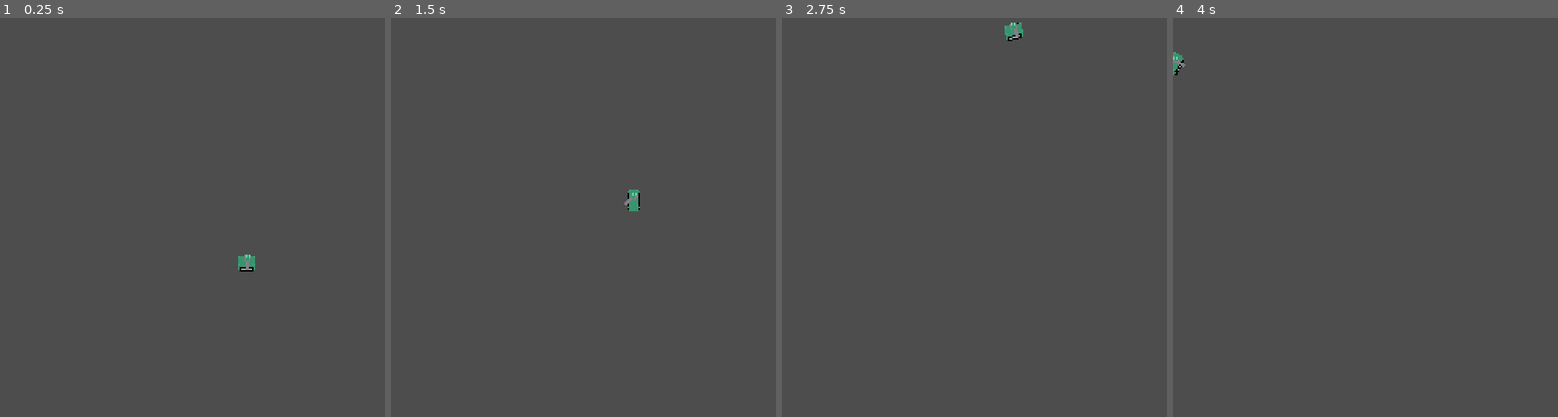
Above: before the commit, frames 1-4 (left to right).
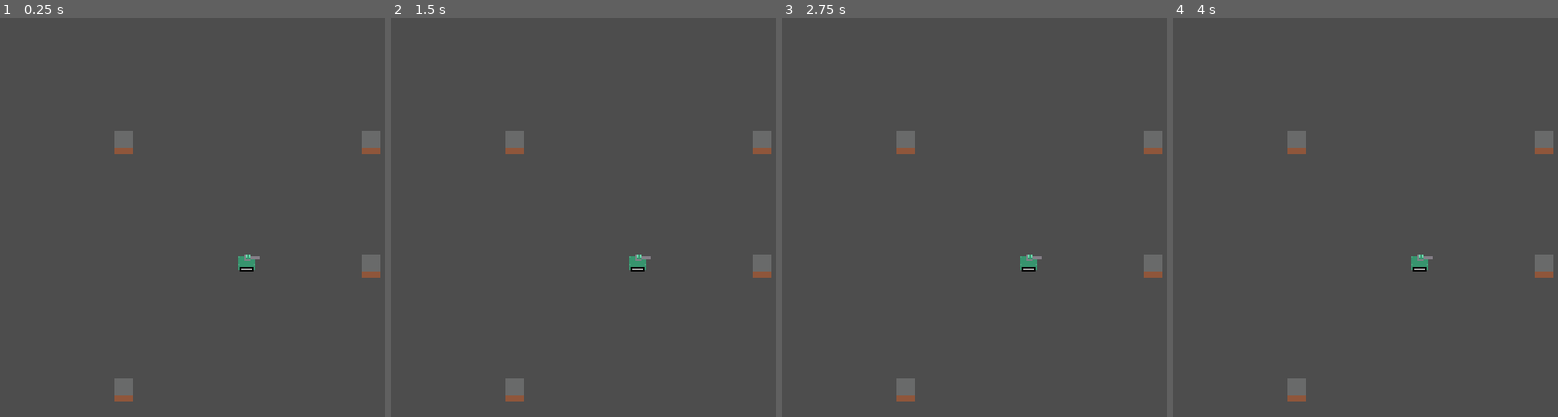
Above: after the commit, the same moments.

Repository: afstarosta/tank_game
Game: Godot game, scene res://main.tscn
Two runs of this game, one before a commit and one after it. Both use one fixed random seed, a clock stepped at 60 frames per second and the inputs below.
Inputs (mouse positions are in pixels of both pictures, inside the frame that each line leads up to):
- Up to frame 1 (0.25 s): no input
- Up to frame 2 (1.5 s): tap Enter at 0.5 s; move the mouse to (749, 241) at 0.52 s; hold Right (ui_right) 0.53-1.28 s; click (749, 241) at 0.67 s; move the mouse to (541, 289) at 1.27 s; hold Down (ui_down) from 1.28 s (still down); click (541, 289) at 1.42 s
- Up to frame 3 (2.75 s): move the mouse to (1078, 157) at 2.02 s; release Down (ui_down) at 2.03 s; hold Right (ui_right) from 2.03 s (still down); click (1078, 157) at 2.17 s
- Up to frame 4 (4 s): tap Space at 2.75 s; move the mouse to (1396, 365) at 2.77 s; release Right (ui_right) at 2.78 s; hold Up (ui_up) 2.78-3.53 s; click (1396, 365) at 2.92 s; move the mouse to (outside the picture) at 3.52 s; hold Left (ui_left) from 3.53 s (still down); click (outside the picture) at 3.67 s

The runs differ from the first frame. In frame 1, 1.2% of the frame differs, in the area x 29-99%, y 28-97%; in frame 2, 1.5%; in frame 3, 1.5%, in the area x 29-99%, y 1-97%; in frame 4, 1.4%.

Commit message:
add shooting and collision

Diff:
--- /dev/null
+++ b/block.gd
@@ -0,0 +1,14 @@
+extends StaticBody2D
+
+# Block health
+@export var health: float = 10.0
+
+func take_damage(damage: float) -> void:
+	health -= damage
+	if health <= 0:
+		# Notify game manager before destroying
+		var game_manager = get_node_or_null("/root/Main/GameManager")
+		if game_manager:
+			game_manager.add_score(1)
+			game_manager.spawn_block()
+		queue_free()
--- /dev/null
+++ b/block.tscn
@@ -0,0 +1,18 @@
+[gd_scene format=3 uid="uid://bp8s3m4h5wk2n"]
+
+[ext_resource type="Texture2D" uid="uid://c7do0hgj3x7fp" path="res://assets/block.png" id="1_block_texture"]
+[ext_resource type="Script" path="res://block.gd" id="2_block_script"]
+
+[sub_resource type="RectangleShape2D" id="RectangleShape2D_1"]
+size = Vector2(16, 16)
+
+[node name="Block" type="StaticBody2D"]
+collision_layer = 1
+collision_mask = 1
+script = ExtResource("2_block_script")
+
+[node name="Sprite2D" type="Sprite2D" parent="."]
+texture = ExtResource("1_block_texture")
+
+[node name="CollisionShape2D" type="CollisionShape2D" parent="."]
+shape = SubResource("RectangleShape2D_1")
--- /dev/null
+++ b/explosion.gd
@@ -0,0 +1,40 @@
+extends Area2D
+
+# Explosion settings
+@export var damage: float = 10.0
+@export var explosion_radius: float = 32.0
+@export var duration: float = 0.3
+
+func _ready() -> void:
+	# Apply damage to overlapping bodies
+	apply_damage()
+
+	# Auto-destroy after animation duration
+	await get_tree().create_timer(duration).timeout
+	queue_free()
+
+func apply_damage() -> void:
+	# Use direct space query instead of waiting for Area2D
+	var space_state = get_world_2d().direct_space_state
+	var query = PhysicsShapeQueryParameters2D.new()
+
+	# Create a circle shape for the query
+	var shape = CircleShape2D.new()
+	shape.radius = explosion_radius
+	query.shape = shape
+	query.transform = global_transform
+	query.collision_mask = 1
+
+	# Query for intersecting bodies
+	var results = space_state.intersect_shape(query)
+
+	print("Explosion detected ", results.size(), " bodies")
+
+	for result in results:
+		var body = result.collider
+		# Check if body has a take_damage method
+		if body.has_method("take_damage"):
+			print("Applying damage to: ", body.name)
+			body.take_damage(damage)
+		else:
+			print("Body ", body.name, " has no take_damage method")
--- /dev/null
+++ b/explosion.tscn
@@ -0,0 +1,23 @@
+[gd_scene format=3 uid="uid://d4m8vp2q7n6k3"]
+
+[ext_resource type="Script" path="res://explosion.gd" id="1_explosion_script"]
+
+[sub_resource type="CircleShape2D" id="CircleShape2D_1"]
+radius = 32.0
+
+[node name="Explosion" type="Area2D"]
+collision_layer = 0
+collision_mask = 1
+monitorable = false
+script = ExtResource("1_explosion_script")
+
+[node name="CollisionShape2D" type="CollisionShape2D" parent="."]
+shape = SubResource("CircleShape2D_1")
+
+[node name="OuterCircle" type="Polygon2D" parent="."]
+color = Color(1, 0.5, 0, 0.6)
+polygon = PackedVector2Array(-24, 0, -21, 12, -12, 21, 0, 24, 12, 21, 21, 12, 24, 0, 21, -12, 12, -21, 0, -24, -12, -21, -21, -12)
+
+[node name="InnerCircle" type="Polygon2D" parent="."]
+color = Color(1, 0.9, 0, 0.8)
+polygon = PackedVector2Array(-12, 0, -10, 6, -6, 10, 0, 12, 6, 10, 10, 6, 12, 0, 10, -6, 6, -10, 0, -12, -6, -10, -10, -6)
--- /dev/null
+++ b/game_manager.gd
@@ -0,0 +1,46 @@
+extends Node
+
+# Game state
+var score: int = 0
+
+# Block spawning
+const Block = preload("res://block.tscn")
+@export var screen_margin: float = 16.0
+
+# Reference to viewport
+var viewport_size: Vector2
+
+signal score_changed(new_score: int)
+
+func _ready() -> void:
+	viewport_size = get_viewport().get_visible_rect().size
+	print("Game Manager ready. Viewport size: ", viewport_size)
+
+func add_score(points: int) -> void:
+	score += points
+	score_changed.emit(score)
+	print("Score: ", score)
+
+func spawn_block() -> void:
+	var block = Block.instantiate()
+
+	# Random position within screen bounds
+	var random_x = randf_range(screen_margin, viewport_size.x - screen_margin)
+	var random_y = randf_range(screen_margin, viewport_size.y - screen_margin)
+	var spawn_position = Vector2(random_x, random_y)
+
+	# Start above screen for animation
+	var start_position = Vector2(random_x, -50)
+	block.position = start_position
+
+	# Add to scene
+	get_parent().add_child(block)
+
+	# Animate falling
+	animate_block_spawn(block, start_position, spawn_position)
+
+func animate_block_spawn(block: Node2D, start_pos: Vector2, end_pos: Vector2) -> void:
+	var tween = create_tween()
+	tween.set_ease(Tween.EASE_OUT)
+	tween.set_trans(Tween.TRANS_BOUNCE)
+	tween.tween_property(block, "position", end_pos, 0.5)
--- a/main.tscn
+++ b/main.tscn
@@ -2,6 +2,9 @@
 
 [ext_resource type="Script" uid="uid://b860p735de3yn" path="res://tank.gd" id="1_tank_script"]
 [ext_resource type="Texture2D" uid="uid://bn6yobeaeypbc" path="res://assets/tank_test.png" id="2_tank_texture"]
+[ext_resource type="PackedScene" path="res://block.tscn" id="3_block_scene"][ext_resource type="Script" path="res://game_manager.gd" id="4_game_manager_script"]
+[sub_resource type="RectangleShape2D" id="RectangleShape2D_1"]
+size = Vector2(16, 16)
 
 [sub_resource type="AtlasTexture" id="AtlasTexture_1"]
 atlas = ExtResource("2_tank_texture")
@@ -33,9 +36,15 @@
 
 [node name="Main" type="Node2D" unique_id=659521943]
 
-[node name="Tank" type="Node2D" parent="." unique_id=810127514]
+[node name="GameManager" type="Node" parent="."]
+script = ExtResource("4_game_manager_script")
+
+[node name="Tank" type="CharacterBody2D" parent="." unique_id=810127514]
 position = Vector2(160, 160)
 script = ExtResource("1_tank_script")
+
+[node name="CollisionShape2D" type="CollisionShape2D" parent="Tank" unique_id=1291836378]
+shape = SubResource("RectangleShape2D_1")
 
 [node name="Sprite1" type="Sprite2D" parent="Tank" unique_id=254855700]
 texture = SubResource("AtlasTexture_1")
@@ -59,8 +68,20 @@
 [node name="TankCannon" type="Sprite2D" parent="Tank" unique_id=1042731394]
 position = Vector2(0, -5)
 texture = SubResource("AtlasTexture_6")
+metadata/independent_rotation = true
 
 [node name="Sprite6" type="Sprite2D" parent="Tank" unique_id=1954801284]
 position = Vector2(0, -6)
 texture = SubResource("AtlasTexture_7")
-metadata/independent_rotation = true
+
+[node name="Block" parent="." unique_id=1030840395 instance=ExtResource("3_block_scene")]
+position = Vector2(240, 160)
+
+[node name="Block2" parent="." unique_id=1398676634 instance=ExtResource("3_block_scene")]
+position = Vector2(80, 80)
+
+[node name="Block3" parent="." unique_id=1442177487 instance=ExtResource("3_block_scene")]
+position = Vector2(240, 80)
+
+[node name="Block4" parent="." unique_id=1322729537 instance=ExtResource("3_block_scene")]
+position = Vector2(80, 240)
--- /dev/null
+++ b/projectile.gd
@@ -0,0 +1,40 @@
+extends Area2D
+
+# Projectile settings
+@export var speed: float = 400.0
+@export var lifetime: float = 3.0
+
+# Reference to the shooter (to ignore collision)
+var shooter: Node2D = null
+
+# Preload explosion scene
+const Explosion = preload("res://explosion.tscn")
+
+func _ready() -> void:
+	# Connect collision signal
+	body_entered.connect(_on_body_entered)
+
+	# Auto-destroy after lifetime expires
+	await get_tree().create_timer(lifetime).timeout
+	queue_free()
+
+func _process(delta: float) -> void:
+	# Move in the direction the projectile is facing
+	position += Vector2(1, 0).rotated(rotation) * speed * delta
+
+func _on_body_entered(body: Node2D) -> void:
+	# Ignore collision with shooter
+	if body == shooter:
+		return
+
+	# Defer explosion creation to avoid physics query flush error
+	call_deferred("create_explosion")
+
+	# Destroy projectile
+	queue_free()
+
+func create_explosion() -> void:
+	# Create explosion at impact point
+	var explosion = Explosion.instantiate()
+	explosion.global_position = global_position
+	get_parent().call_deferred("add_child", explosion)
--- /dev/null
+++ b/projectile.tscn
@@ -0,0 +1,16 @@
+[gd_scene format=3 uid="uid://c8vx2m3p4qn5r"]
+
+[ext_resource type="Script" path="res://projectile.gd" id="1_projectile_script"]
+
+[sub_resource type="RectangleShape2D" id="RectangleShape2D_1"]
+size = Vector2(6, 2)
+
+[node name="Projectile" type="Area2D"]
+script = ExtResource("1_projectile_script")
+
+[node name="CollisionShape2D" type="CollisionShape2D" parent="."]
+shape = SubResource("RectangleShape2D_1")
+
+[node name="Polygon2D" type="Polygon2D" parent="."]
+color = Color(1, 0.8, 0, 1)
+polygon = PackedVector2Array(-3, -1, 3, -1, 3, 1, -3, 1)
--- a/tank.gd
+++ b/tank.gd
@@ -1,42 +1,87 @@
-extends Node2D
+extends CharacterBody2D
 
 # Movement settings
 @export var move_speed: float = 200.0
 @export var rotation_speed: float = 2.0
 
+# Shooting settings
+@export var fire_rate: float = 0.3
+
 # Tank rotation angle
 var tank_rotation: float = 0.0
+var fire_cooldown: float = 0.0
+
+# Preload projectile scene
+const Projectile = preload("res://projectile.tscn")
 
 @onready var objectsToAdjustRotation = get_children()
 @onready var tank_cannon: Sprite2D = $TankCannon
 
 func _process(delta: float) -> void:
-	# Handle rotation (A/D keys)
-	if Input.is_action_pressed("ui_left"):  # A key
-		tank_rotation -= rotation_speed * delta
-	if Input.is_action_pressed("ui_right"):  # D key
-		tank_rotation += rotation_speed * delta
+	# Handle rotation (LB/RB bumpers)
+	var rotation_input: float = 0.0
+	if Input.is_joy_button_pressed(0, JOY_BUTTON_LEFT_SHOULDER):  # LB
+		rotation_input -= 1.0
+	if Input.is_joy_button_pressed(0, JOY_BUTTON_RIGHT_SHOULDER):  # RB
+		rotation_input += 1.0
+	tank_rotation += rotation_input * rotation_speed * delta
 
 	# Apply rotation to children except those with independent_rotation flag
 	for obj in objectsToAdjustRotation:
 		if not obj.has_meta("independent_rotation"):
 			obj.rotation = tank_rotation
 
-	# Rotate cannon to follow mouse position
+	# Rotate cannon with right analog stick
 	if tank_cannon:
-		var mouse_pos = get_global_mouse_position()
-		var cannon_global_pos = tank_cannon.global_position
-		var angle_to_mouse = (mouse_pos - cannon_global_pos).angle()
-		tank_cannon.rotation = angle_to_mouse
+		var aim_x = Input.get_joy_axis(0, JOY_AXIS_RIGHT_X)
+		var aim_y = Input.get_joy_axis(0, JOY_AXIS_RIGHT_Y)
+		var aim_direction = Vector2(aim_x, aim_y)
 
-	# Handle forward/backward movement (W/S keys)
-	var direction: float = 0.0
-	if Input.is_action_pressed("ui_up"):  # W key
-		direction = 1.0
-	if Input.is_action_pressed("ui_down"):  # S key
-		direction = -1.0
+		# Only update cannon rotation when stick is outside deadzone
+		# This allows aim to persist when player releases the stick
+		if aim_direction.length() > 0.9:
+			tank_cannon.rotation = aim_direction.angle()
+
+	# Handle shooting (RT trigger)
+	fire_cooldown -= delta
+	var trigger_value = Input.get_joy_axis(0, JOY_AXIS_TRIGGER_RIGHT)
+	if trigger_value > 0.5 and fire_cooldown <= 0.0:  # RT pressed
+		shoot()
+		fire_cooldown = fire_rate
+
+	# Handle forward/backward movement (Left analog stick)
+	var direction: float = -Input.get_joy_axis(0, JOY_AXIS_LEFT_Y)  # Negative because up is -1
+
+	# Apply deadzone
+	if abs(direction) < 0.2:
+		direction = 0.0
 
 	# Move in the direction the tank is facing (sprite faces right by default)
 	if direction != 0.0:
-		var velocity = Vector2(direction, 0) * move_speed
-		position += velocity.rotated(tank_rotation) * delta
+		velocity = Vector2(direction, 0).rotated(tank_rotation) * move_speed
+	else:
+		velocity = Vector2.ZERO
+
+	move_and_slide()
+
+func shoot() -> void:
+	# Create and configure projectile
+	var projectile = Projectile.instantiate()
+
+	# Set shooter reference to ignore collision
+	projectile.shooter = self
+
+	# Position at cannon tip
+	if tank_cannon:
+		projectile.global_position = tank_cannon.global_position
+		projectile.rotation = tank_cannon.rotation
+	else:
+		# Fallback: use right stick for aim direction
+		var aim_x = Input.get_joy_axis(0, JOY_AXIS_RIGHT_X)
+		var aim_y = Input.get_joy_axis(0, JOY_AXIS_RIGHT_Y)
+		var aim_direction = Vector2(aim_x, aim_y)
+		projectile.global_position = global_position
+		projectile.rotation = aim_direction.angle()
+
+	# Add to scene
+	get_parent().add_child(projectile)
Binary file added: assets/block.png
Not shown, added: assets/block.png.import
Not shown, added: block.gd.uid
Not shown, added: explosion.gd.uid
Not shown, added: game_manager.gd.uid
Not shown, added: projectile.gd.uid
